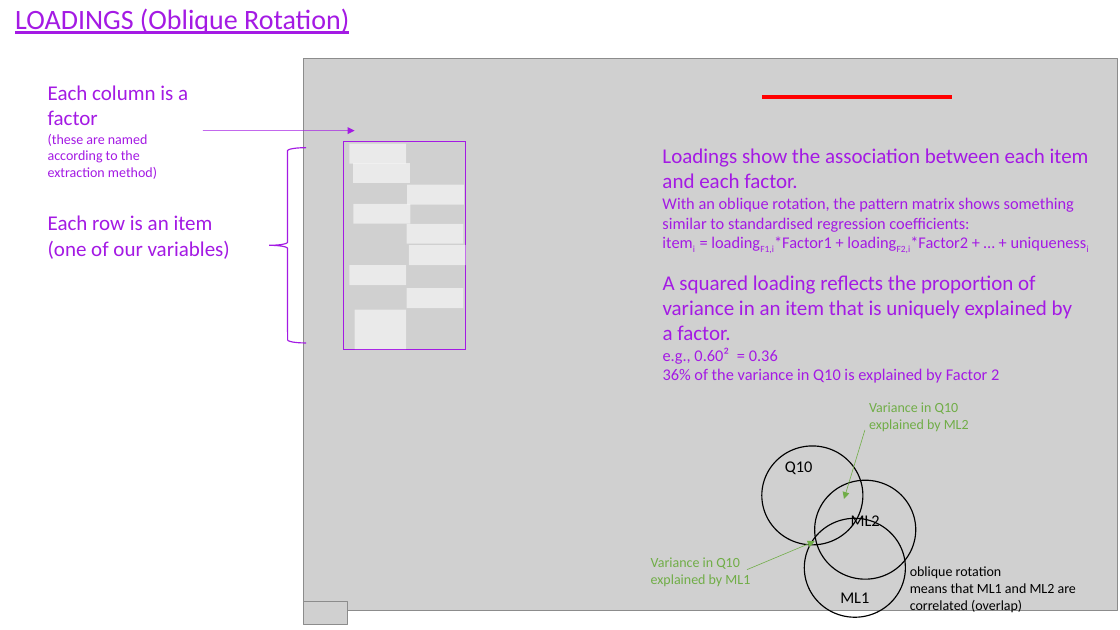
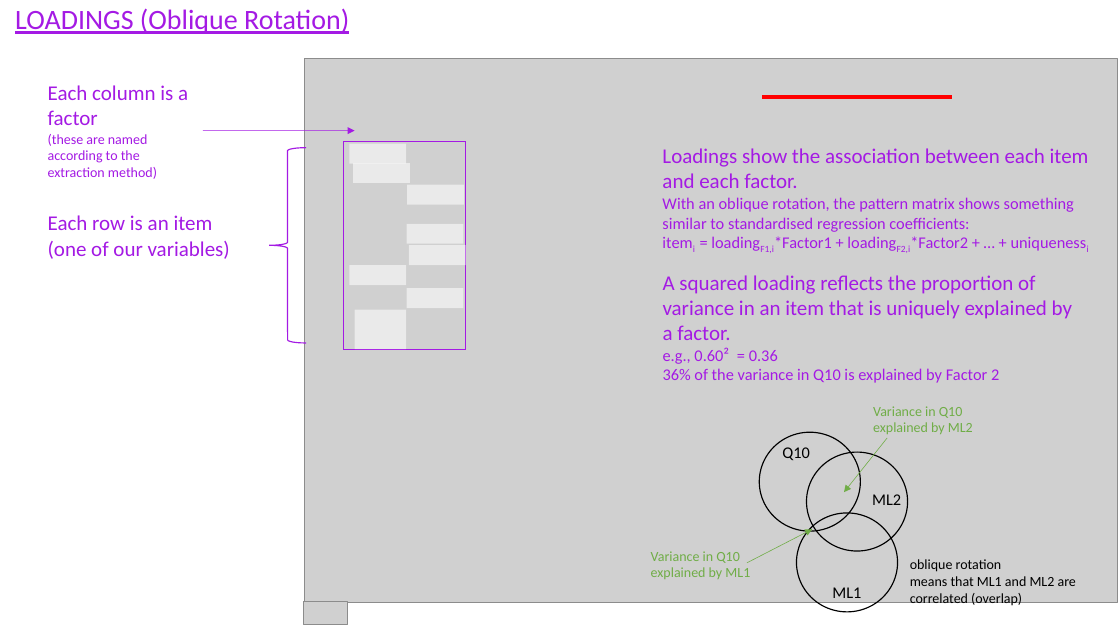
Before and after one commit to uoepsy/dapr3, a slide deck: slide 4 of dapr3_lectures/block2_fa/img_sandbox/efa_output_2627.pptx. Drawn at 1120x630 pixels with LibreOffice and Linux fonts; fonts in the diff are those of the drawing; grey boxes stand for pictures. Boxes give left, top, right and bottom in pixels: in the first picture for what was removed or moved away, otherwise in the second. Text is boxed around its words. In the diff, an @@ line names an element or a change of style, - is before the commit and + after.

```diff
--- a/dapr3_lectures/block2_fa/img_sandbox/efa_output_2627.pptx
+++ b/dapr3_lectures/block2_fa/img_sandbox/efa_output_2627.pptx
@@ picture: place and size @@
-picture at box(303, 58, 1118, 610)
+picture at box(305, 59, 1117, 603)
@@ rectangle removed at box(354, 204, 411, 224) @@
@@ text "Variance in Q10 explained by ...": place and size @@
-text "Variance in Q10 explained by ..." at box(869, 402, 969, 431)
+text "Variance in Q10 explained by ..." at box(873, 406, 973, 434)
@@ ellipse "Q10": place and size @@
-ellipse "Q10" at box(762, 446, 863, 545)
+ellipse "Q10" at box(760, 433, 860, 532)
@@ arrow moved from (865, 430) - (844, 499) to (887, 438) - (844, 492) @@
@@ ellipse added at box(807, 452, 907, 551), outline #000000 1 pt @@
@@ text "ML2": place and size @@
-text "ML2" at box(815, 481, 916, 580)
+text "ML2" at box(872, 494, 901, 505)
@@ text "ML2" at box(872, 494, 901, 505): alignment centre to right; vertical alignment middle to top; outline #000000 1 pt to none @@
@@ arrow moved from (747, 570) - (815, 541) to (747, 563) - (812, 529) @@
@@ ellipse "ML1": place and size @@
-ellipse "ML1" at box(805, 518, 906, 618)
+ellipse "ML1" at box(797, 513, 897, 613)
@@ text "Variance in Q10 explained by ...": place and size @@
-text "Variance in Q10 explained by ..." at box(651, 557, 750, 586)
+text "Variance in Q10 explained by ..." at box(651, 551, 750, 579)
@@ text "oblique rotation": place and size @@
-text "oblique rotation" at box(910, 566, 1076, 614)
+text "oblique rotation" at box(910, 559, 1076, 607)
```
Also in this commit, not shown: 12 other slides changed, 31 other files.
